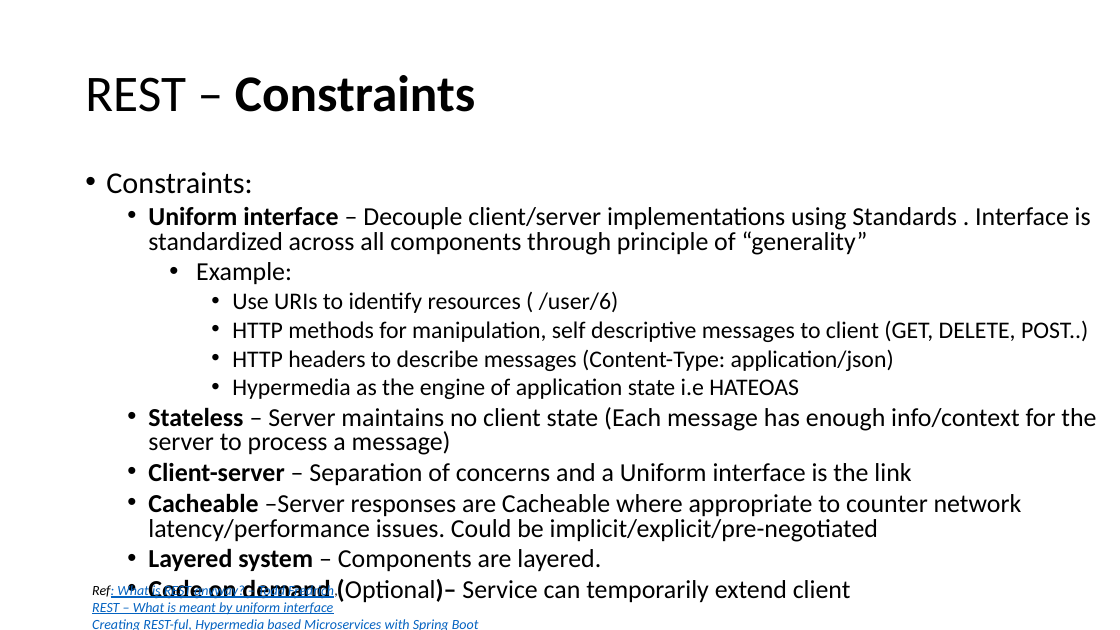
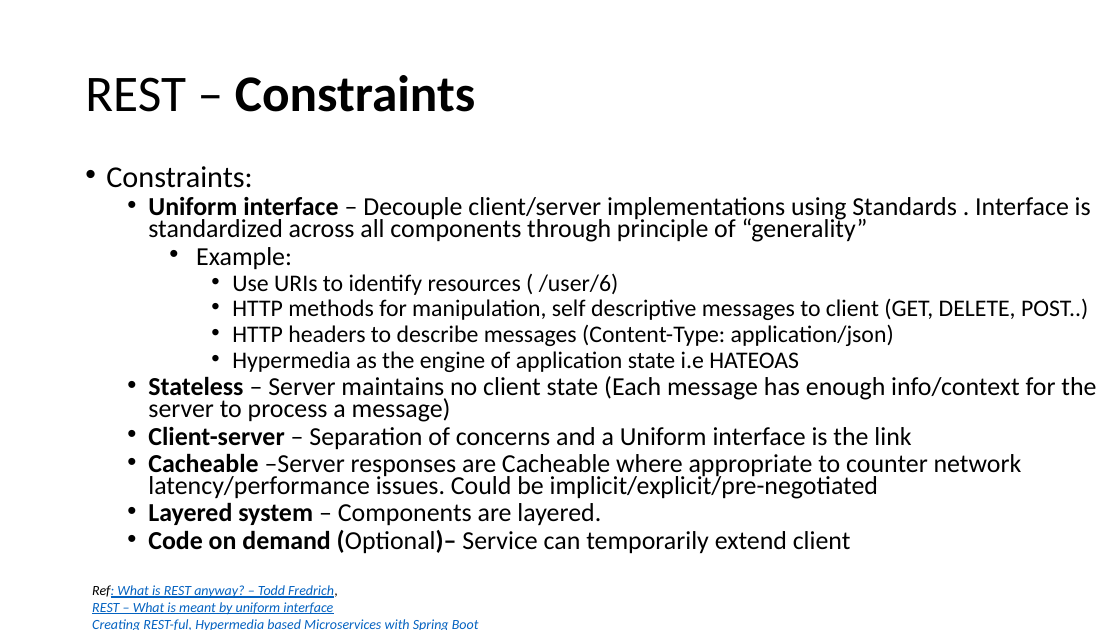
Before and after one commit to batchu/spring-boot-ujug, a slide deck: slide 15 of Spring Boot.pptx. Drawn at 1120x630 pixels with LibreOffice and Linux fonts; fonts in the diff are those of the drawing. Boxes give left, top, right and bottom in pixels: in the first picture for what was removed or moved away, otherwise in the second. Text is boxed around its words. In the diff, an @@ line names an element or a change of style, - is before the commit and + after.

```diff
--- a/Spring Boot.pptx
+++ b/Spring Boot.pptx
@@ text "Constraints:" at (106,166,1096,554): line spacing 0.8 to 0.7 @@
```
Also in this commit, not shown: 7 other slides changed, 1 slide added.
